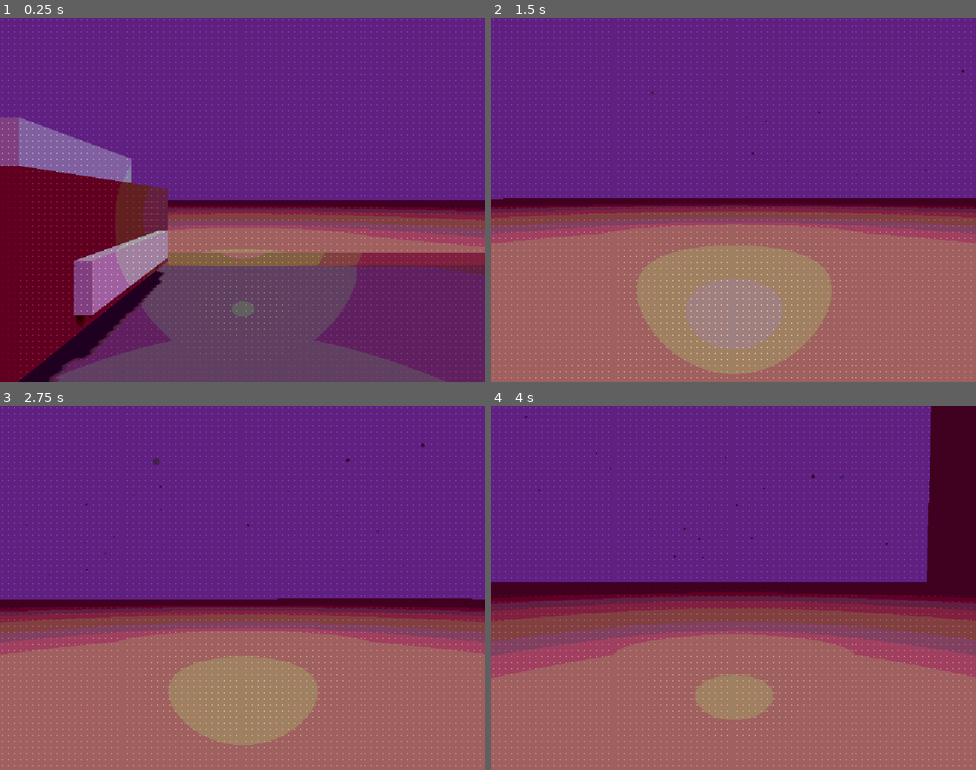
Above: before the commit, frames 1-4 (two rows, left to right).
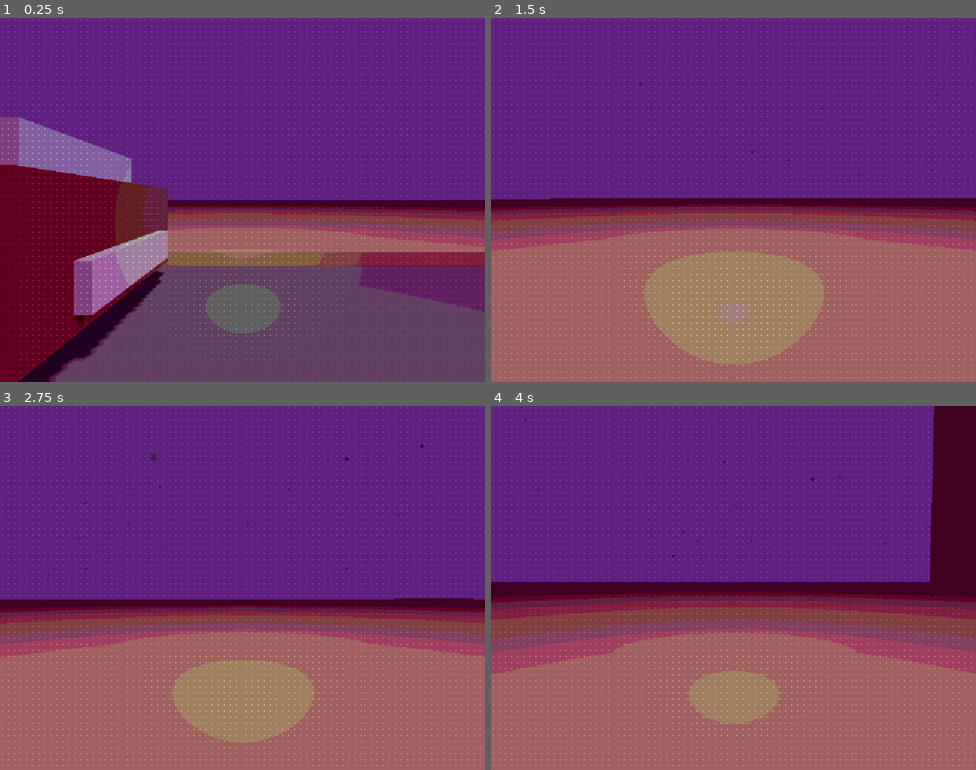
Above: after the commit, the same moments.

Repository: enedee/exploration_game
Game: Godot game, scene res://levels/parking_lot.tscn
The game is run twice, just before and just after one commit, with the same random seed, the same clock (stepped at 60 frames per second) and the same inputs.
Inputs (mouse positions are in pixels of both pictures, inside the frame that each line leads up to):
- Up to frame 1 (0.25 s): no input
- Up to frame 2 (1.5 s): tap Enter at 0.5 s; move the mouse to (757, 200) at 0.52 s; hold W (up) from 0.53 s (still down); tap Space (jump) at 0.77 s; move the mouse to (709, 200) at 1.27 s
- Up to frame 3 (2.75 s): keep holding W (up); tap Space (jump) at 1.52 s; move the mouse to (252, 580) at 2.02 s
- Up to frame 4 (4 s): keep holding W (up); move the mouse to (728, 595) at 2.77 s; tap Space (jump) at 3.02, 3.77 s; move the mouse to (767, 591) at 3.52 s

The runs differ from the first frame. In frame 1, 9.0% of the frame differs, in the area x 0-100%, y 27-100%; in frame 2, 11%, in the area x 0-100%, y 2-99%; in frame 3, 3.3%; in frame 4, 3.6%.

Commit message:
alternative rooftop start point

Diff:
--- a/levels/parking_lot.tscn
+++ b/levels/parking_lot.tscn
@@ -25,16 +25,11 @@
 size = Vector2(1162, 864)
 center_offset = Vector3(576, 432, 0)
 
-[sub_resource type="StandardMaterial3D" id="StandardMaterial3D_jslri"]
-albedo_color = Color(0.202723, 0.202723, 0.202723, 1)
+[sub_resource type="PlaneMesh" id="PlaneMesh_kkrvb"]
+size = Vector2(2000, 2000)
 
-[sub_resource type="PlaneMesh" id="PlaneMesh_vdq5l"]
-material = SubResource("StandardMaterial3D_jslri")
-size = Vector2(2000, 2000)
-center_offset = Vector3(0, 0, -150)
-
-[sub_resource type="ConcavePolygonShape3D" id="ConcavePolygonShape3D_jen7i"]
-data = PackedVector3Array(1000, 0, 850, -1000, 0, 850, 1000, 0, -1150, -1000, 0, 850, -1000, 0, -1150, 1000, 0, -1150)
+[sub_resource type="StandardMaterial3D" id="StandardMaterial3D_782k2"]
+albedo_color = Color(0.212305, 0.212305, 0.212305, 1)
 
 [sub_resource type="StandardMaterial3D" id="StandardMaterial3D_fmcf6"]
 albedo_color = Color(0.47, 0.366365, 0.2397, 1)
@@ -104,16 +99,14 @@
 volume_db = -5.0
 panning_strength = 0.0
 
-[node name="Road" type="MeshInstance3D" parent="."]
-mesh = SubResource("PlaneMesh_vdq5l")
-
-[node name="StaticBody3D" type="StaticBody3D" parent="Road"]
-
-[node name="CollisionShape3D" type="CollisionShape3D" parent="Road/StaticBody3D"]
-shape = SubResource("ConcavePolygonShape3D_jen7i")
+[node name="CSGMesh3D" type="CSGMesh3D" parent="."]
+transform = Transform3D(1, 0, 0, 0, 1, 6.82121e-13, 0, 3.18323e-12, 1, 0, 0, 0)
+use_collision = true
+mesh = SubResource("PlaneMesh_kkrvb")
+material = SubResource("StandardMaterial3D_782k2")
 
 [node name="Grass" type="MeshInstance3D" parent="."]
-transform = Transform3D(1, -4.65661e-10, 0, 0, 1, 6.82121e-13, 0, 3.35376e-11, 1, -505, -0.2, -149.728)
+transform = Transform3D(1, -4.65661e-10, 0, 0, 1, 6.82121e-13, 0, 3.35376e-11, 1, -505, -0.2, -209.728)
 mesh = SubResource("BoxMesh_niqkr")
 
 [node name="StaticBody3D" type="StaticBody3D" parent="Grass"]
--- /dev/null
+++ b/levels/rooftop.tscn
@@ -0,0 +1,130 @@
+[gd_scene load_steps=15 format=3 uid="uid://c3a0vw84jqgmq"]
+
+[ext_resource type="PackedScene" uid="uid://cc8vtlqwv2ilg" path="res://assets/player.tscn" id="1_ybqd3"]
+[ext_resource type="Shader" path="res://shaders/dither.gdshader" id="2_nd4q4"]
+
+[sub_resource type="Environment" id="Environment_lxcog"]
+background_mode = 1
+background_color = Color(0.03987, 0.0234, 0.06, 1)
+background_energy_multiplier = 2.92
+ambient_light_source = 2
+ambient_light_color = Color(0.657544, 0.196943, 0.617247, 1)
+ambient_light_energy = 1.86
+tonemap_mode = 2
+glow_enabled = true
+glow_intensity = 0.11
+fog_enabled = true
+fog_light_color = Color(0.281954, 0.0102405, 0.194884, 1)
+fog_density = 0.0671
+
+[sub_resource type="StandardMaterial3D" id="StandardMaterial3D_xaoam"]
+albedo_color = Color(0.392839, 0.244631, 0.231954, 1)
+
+[sub_resource type="BoxMesh" id="BoxMesh_cnn0s"]
+material = SubResource("StandardMaterial3D_xaoam")
+size = Vector3(50, 150, 50)
+
+[sub_resource type="ConcavePolygonShape3D" id="ConcavePolygonShape3D_1ye3a"]
+data = PackedVector3Array(-25, 75, 25, 25, 75, 25, -25, -75, 25, 25, 75, 25, 25, -75, 25, -25, -75, 25, 25, 75, -25, -25, 75, -25, 25, -75, -25, -25, 75, -25, -25, -75, -25, 25, -75, -25, 25, 75, 25, 25, 75, -25, 25, -75, 25, 25, 75, -25, 25, -75, -25, 25, -75, 25, -25, 75, -25, -25, 75, 25, -25, -75, -25, -25, 75, 25, -25, -75, 25, -25, -75, -25, 25, 75, 25, -25, 75, 25, 25, 75, -25, -25, 75, 25, -25, 75, -25, 25, 75, -25, -25, -75, 25, 25, -75, 25, -25, -75, -25, 25, -75, 25, 25, -75, -25, -25, -75, -25)
+
+[sub_resource type="StandardMaterial3D" id="StandardMaterial3D_uax27"]
+albedo_color = Color(0.29, 0.29, 0.29, 1)
+
+[sub_resource type="BoxMesh" id="BoxMesh_qr1jw"]
+material = SubResource("StandardMaterial3D_uax27")
+size = Vector3(48, 1, 0.1)
+
+[sub_resource type="ConcavePolygonShape3D" id="ConcavePolygonShape3D_cxaio"]
+data = PackedVector3Array(-24, 0.5, 0.05, 24, 0.5, 0.05, -24, -0.5, 0.05, 24, 0.5, 0.05, 24, -0.5, 0.05, -24, -0.5, 0.05, 24, 0.5, -0.05, -24, 0.5, -0.05, 24, -0.5, -0.05, -24, 0.5, -0.05, -24, -0.5, -0.05, 24, -0.5, -0.05, 24, 0.5, 0.05, 24, 0.5, -0.05, 24, -0.5, 0.05, 24, 0.5, -0.05, 24, -0.5, -0.05, 24, -0.5, 0.05, -24, 0.5, -0.05, -24, 0.5, 0.05, -24, -0.5, -0.05, -24, 0.5, 0.05, -24, -0.5, 0.05, -24, -0.5, -0.05, 24, 0.5, 0.05, -24, 0.5, 0.05, 24, 0.5, -0.05, -24, 0.5, 0.05, -24, 0.5, -0.05, 24, 0.5, -0.05, -24, -0.5, 0.05, 24, -0.5, 0.05, -24, -0.5, -0.05, 24, -0.5, 0.05, 24, -0.5, -0.05, -24, -0.5, -0.05)
+
+[sub_resource type="StandardMaterial3D" id="StandardMaterial3D_4g8l7"]
+albedo_color = Color(0.65, 0.292067, 0.2665, 1)
+
+[sub_resource type="BoxMesh" id="BoxMesh_go66t"]
+material = SubResource("StandardMaterial3D_4g8l7")
+size = Vector3(8, 5, 10)
+
+[sub_resource type="BoxMesh" id="BoxMesh_3d0g5"]
+size = Vector3(5, 1, 7)
+
+[sub_resource type="ShaderMaterial" id="ShaderMaterial_q4h2l"]
+shader = ExtResource("2_nd4q4")
+
+[sub_resource type="QuadMesh" id="QuadMesh_hf0wl"]
+size = Vector2(1162, 864)
+center_offset = Vector3(576, 432, 0)
+
+[node name="Rooftop" type="Node3D"]
+
+[node name="WorldEnvironment" type="WorldEnvironment" parent="."]
+environment = SubResource("Environment_lxcog")
+
+[node name="DirectionalLight3D" type="DirectionalLight3D" parent="."]
+transform = Transform3D(-0.866023, -0.463268, 0.188113, 0, 0.376223, 0.926529, -0.500003, 0.802396, -0.325818, 0, 0, 0)
+light_energy = 1.5
+shadow_enabled = true
+
+[node name="Building" type="MeshInstance3D" parent="."]
+transform = Transform3D(1, 0, 0, 0, 1, 0, 0, 0, 1, 0, -75, 19.702)
+mesh = SubResource("BoxMesh_cnn0s")
+
+[node name="StaticBody3D" type="StaticBody3D" parent="Building"]
+
+[node name="CollisionShape3D" type="CollisionShape3D" parent="Building/StaticBody3D"]
+shape = SubResource("ConcavePolygonShape3D_1ye3a")
+
+[node name="Fence" type="MeshInstance3D" parent="Building"]
+transform = Transform3D(1, 0, 0, 0, 1, 0, 0, 0, 1, 0.01, 75.475, -24.658)
+mesh = SubResource("BoxMesh_qr1jw")
+skeleton = NodePath("../..")
+
+[node name="StaticBody3D" type="StaticBody3D" parent="Building/Fence"]
+
+[node name="CollisionShape3D" type="CollisionShape3D" parent="Building/Fence/StaticBody3D"]
+shape = SubResource("ConcavePolygonShape3D_cxaio")
+
+[node name="Fence2" type="MeshInstance3D" parent="Building"]
+transform = Transform3D(1, 0, 0, 0, 1, 0, 0, 0, 1, 0.00964451, 75.4751, 24.549)
+mesh = SubResource("BoxMesh_qr1jw")
+skeleton = NodePath("../..")
+
+[node name="StaticBody3D" type="StaticBody3D" parent="Building/Fence2"]
+
+[node name="CollisionShape3D" type="CollisionShape3D" parent="Building/Fence2/StaticBody3D"]
+shape = SubResource("ConcavePolygonShape3D_cxaio")
+
+[node name="Fence3" type="MeshInstance3D" parent="Building"]
+transform = Transform3D(-4.48916e-08, 0, 0.978, 0, 0.978, 0, -1.027, 0, -4.27497e-08, -24.036, 75.475, -0.0559998)
+mesh = SubResource("BoxMesh_qr1jw")
+skeleton = NodePath("../..")
+
+[node name="StaticBody3D" type="StaticBody3D" parent="Building/Fence3"]
+
+[node name="CollisionShape3D" type="CollisionShape3D" parent="Building/Fence3/StaticBody3D"]
+shape = SubResource("ConcavePolygonShape3D_cxaio")
+
+[node name="Fence4" type="MeshInstance3D" parent="Building"]
+transform = Transform3D(-4.48916e-08, 0, 0.978, 0, 0.978, 0, -1.027, 0, -4.27497e-08, 24.055, 75.475, -0.0510006)
+mesh = SubResource("BoxMesh_qr1jw")
+skeleton = NodePath("../..")
+
+[node name="StaticBody3D" type="StaticBody3D" parent="Building/Fence4"]
+
+[node name="CollisionShape3D" type="CollisionShape3D" parent="Building/Fence4/StaticBody3D"]
+shape = SubResource("ConcavePolygonShape3D_cxaio")
+
+[node name="Player" parent="." instance=ExtResource("1_ybqd3")]
+transform = Transform3D(1, 0, 0, 0, 1, 0, 0, 0, 1, 0.232158, 0, 0.0187238)
+
+[node name="Stairs" type="MeshInstance3D" parent="."]
+transform = Transform3D(1, 0, 0, 0, 1, 0, 0, 0, 1, -12.0286, 2.5, 18.8743)
+mesh = SubResource("BoxMesh_go66t")
+
+[node name="MeshInstance3D" type="MeshInstance3D" parent="."]
+transform = Transform3D(1, 0, 0, 0, 1, 0, 0, 0, 1, -12.018, 5, 19.156)
+mesh = SubResource("BoxMesh_3d0g5")
+
+[node name="Dither_Shader" type="MeshInstance2D" parent="."]
+texture_filter = 1
+material = SubResource("ShaderMaterial_q4h2l")
+mesh = SubResource("QuadMesh_hf0wl")
Not shown: 1 places in levels/parking_lot.tscn that only renumber resources
